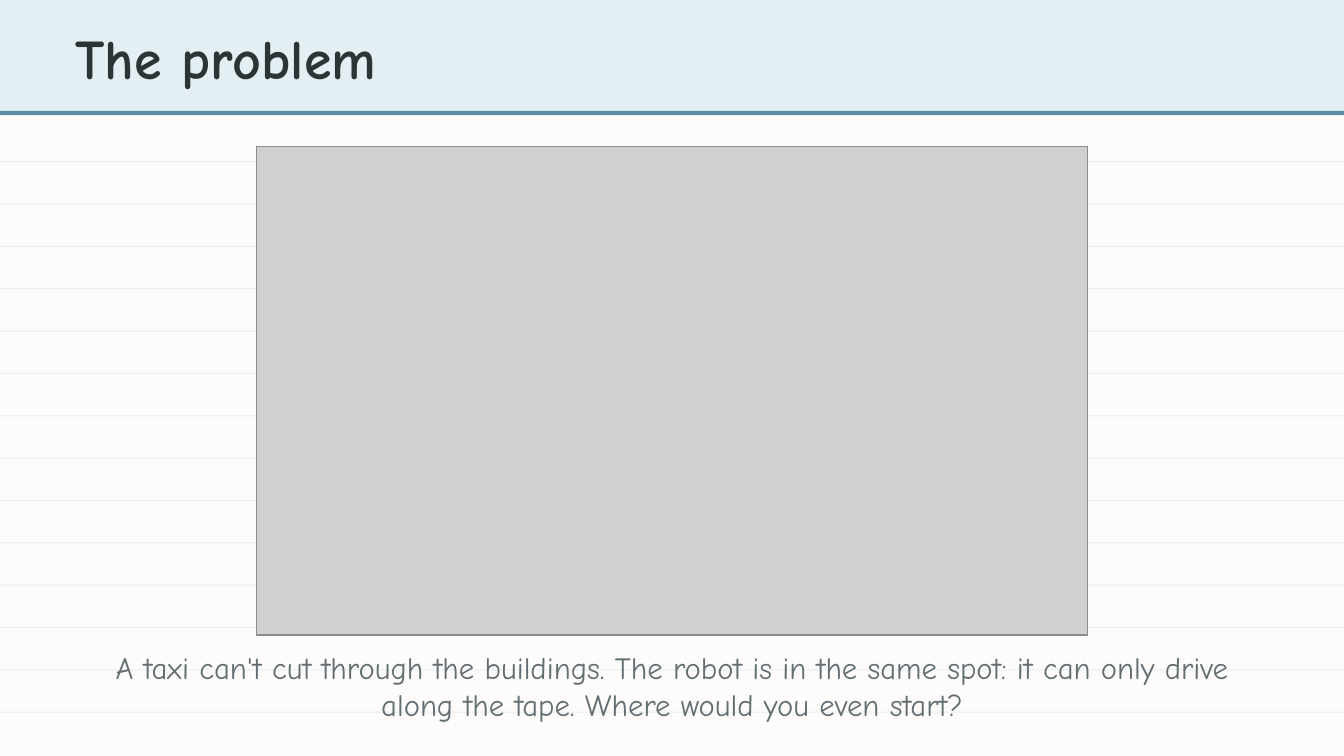
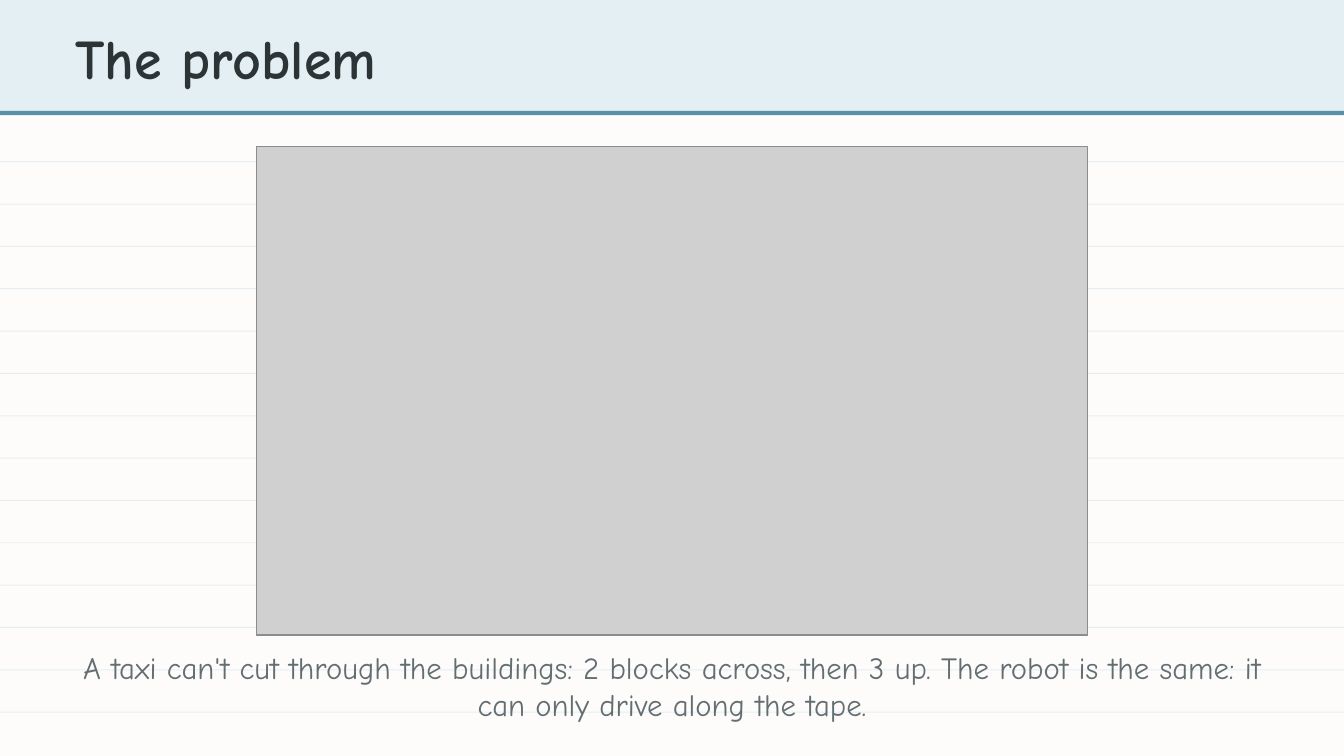
Before and after one commit to bradamiller/LearningPython, a slide deck: slide 2 of static/slides/module-04-manhattan/module-4-lesson-00-overview.pptx. Drawn at 1344x756 pixels with LibreOffice and Linux fonts; fonts in the diff are those of the drawing; grey boxes stand for pictures. Boxes give left, top, right and bottom in pixels: in the first picture for what was removed or moved away, otherwise in the second. Text is boxed around its words. In the diff, an @@ line names an element or a change of style, - is before the commit and + after.

```diff
--- a/static/slides/module-04-manhattan/module-4-lesson-00-overview.pptx
+++ b/static/slides/module-04-manhattan/module-4-lesson-00-overview.pptx
@@ text at bbox=[83, 658, 1261, 722]: text changed @@
-A taxi can't cut through the buildings. The robot is in the same spot: it can only drive along the tape. Where would you even start?
+A taxi can't cut through the buildings: 2 blocks across, then 3 up. The robot is the same: it can only drive along the tape.
```
Also in this commit, not shown: 1 other slide changed, 2 other files.
